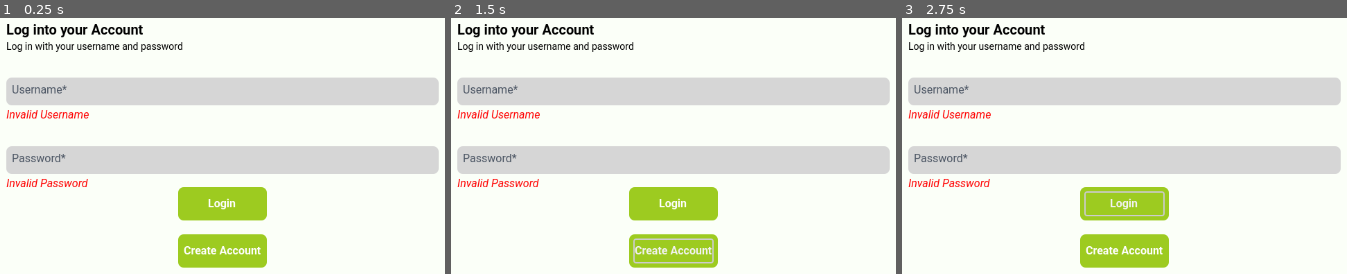
Above: before the commit, frames 1-3 (left to right).
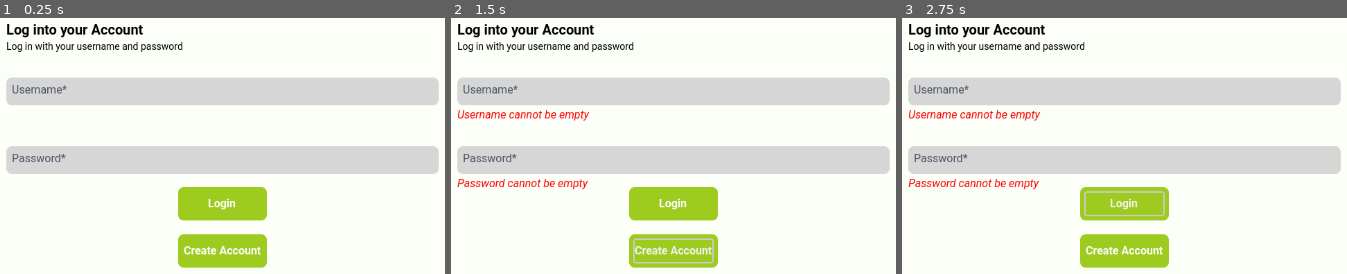
Above: after the commit, the same moments.

Repository: JUB-Yoush/4443-project
Game: Godot game, scene res://views/login.tscn
Two runs of this game, one before a commit and one after it. Both use one fixed random seed, a clock stepped at 60 frames per second and the inputs below. The project has no main scene, so this scene is started directly.
Inputs:
- Up to frame 1 (0.25 s): no input
- Up to frame 2 (1.5 s): click "Login" at 0.5 s; click "Create Account" at 1.25 s
- Up to frame 3 (2.75 s): click "Login" at 2 s

The runs differ from the first frame. In frame 1, 0.7% of the frame differs, in the area x 1-20%, y 35-67%; in frame 2, 1.2%, in the area x 1-32%, y 35-68%; in frame 3, 1.2%.

Commit message:
pre jazz

Diff:
--- /dev/null
+++ b/new_game_project/controllers/login.gd
@@ -0,0 +1,27 @@
+extends Control
+class_name Login
+
+@onready var usernameField := %UsernameField
+@onready var passwordField := %PasswordField
+
+@onready var usernameError := %UsernameError
+@onready var passwordError := %PasswordError
+
+@onready var loginBtn := %LoginButton
+@onready var signupBtn := %SignupButton
+
+
+func _ready() -> void:
+	loginBtn.pressed.connect(login)
+	AppData.get_db()
+
+func login() -> void:
+	passwordError.text = ""
+	usernameError.text = ""
+
+	if usernameField.text == "":
+		usernameError.text = "Username cannot be empty"
+	if passwordField.text == "":
+		passwordError.text = "Password cannot be empty"
+
+	pass
--- a/new_game_project/db/database.gd
+++ b/new_game_project/db/database.gd
@@ -2,3 +2,30 @@
 class_name AppData
 
 var users: Array[User]
+
+static var ref:AppData
+
+const DB_PATH := "res://db/db.tres"
+
+static func get_db() -> AppData:
+    if ref == null:
+        ref = load_db()
+    return ref
+
+static func load_db() -> AppData:
+    var data := load(DB_PATH)
+
+    if data != null:
+        return data
+
+    data = AppData.new()
+    ResourceSaver.save(data,DB_PATH)
+    return data
+
+static func save() -> void:
+    ResourceSaver.save(get_db(),DB_PATH)
+
+static func add_user(user:User) -> void:
+    get_db().users.append(user)
+    AppData.save()
+    pass
--- /dev/null
+++ b/new_game_project/db/db.tres
@@ -0,0 +1,6 @@
+[gd_resource type="Resource" script_class="AppData" load_steps=2 format=3]
+
+[ext_resource type="Script" path="res://db/database.gd" id="1_m126v"]
+
+[resource]
+script = ExtResource("1_m126v")
--- a/new_game_project/views/login.tscn
+++ b/new_game_project/views/login.tscn
@@ -1,6 +1,7 @@
-[gd_scene load_steps=7 format=3 uid="uid://bjd20p1xqdbc6"]
+[gd_scene load_steps=8 format=3 uid="uid://bjd20p1xqdbc6"]
 
 [ext_resource type="Theme" uid="uid://b8o6p1tkrcyh8" path="res://assets/themes/mainScreen.tres" id="1_d2qca"]
+[ext_resource type="Script" uid="uid://d4giq45p648pc" path="res://controllers/login.gd" id="1_wsb03"]
 [ext_resource type="StyleBox" uid="uid://dr1t3k8nlou4c" path="res://assets/themes/green_button.tres" id="2_g77um"]
 [ext_resource type="FontFile" uid="uid://dmv47mdya5kj5" path="res://assets/fonts/roboto/Roboto-Regular.ttf" id="2_tc5yd"]
 [ext_resource type="FontFile" uid="uid://d0ufi8aatsqjn" path="res://assets/fonts/roboto/Roboto-Italic.ttf" id="3_8va1s"]
@@ -22,6 +23,7 @@
 anchor_bottom = 1.0
 grow_horizontal = 2
 grow_vertical = 2
+script = ExtResource("1_wsb03")
 
 [node name="MarginContainer" type="MarginContainer" parent="."]
 layout_mode = 1
@@ -56,10 +58,12 @@
 layout_mode = 2
 theme_override_constants/margin_top = 32
 
-[node name="TextEdit" type="TextEdit" parent="MarginContainer/VBoxContainer/MarginContainer3"]
+[node name="UsernameField" type="TextEdit" parent="MarginContainer/VBoxContainer/MarginContainer3"]
+unique_name_in_owner = true
 custom_minimum_size = Vector2(0, 40)
 layout_mode = 2
 theme_override_colors/font_placeholder_color = Color(0.294118, 0.333333, 0.388235, 1)
+theme_override_colors/font_color = Color(0, 0, 0, 1)
 theme_override_fonts/font = ExtResource("2_tc5yd")
 theme_override_styles/normal = SubResource("StyleBoxFlat_g77um")
 placeholder_text = "Username*
@@ -71,13 +75,13 @@
 layout_mode = 2
 theme_override_colors/font_color = Color(1, 0, 0, 1)
 theme_override_fonts/font = ExtResource("3_8va1s")
-text = "Invalid Username"
 
 [node name="MarginContainer4" type="MarginContainer" parent="MarginContainer/VBoxContainer"]
 layout_mode = 2
 theme_override_constants/margin_top = 32
 
-[node name="TextEdit3" type="TextEdit" parent="MarginContainer/VBoxContainer/MarginContainer4"]
+[node name="PasswordField" type="TextEdit" parent="MarginContainer/VBoxContainer/MarginContainer4"]
+unique_name_in_owner = true
 custom_minimum_size = Vector2(0, 40)
 layout_mode = 2
 theme_override_colors/font_placeholder_color = Color(0.294118, 0.333333, 0.388235, 1)
@@ -93,7 +97,6 @@
 layout_mode = 2
 theme_override_colors/font_color = Color(1, 0, 0, 1)
 theme_override_fonts/font = ExtResource("3_8va1s")
-text = "Invalid Password"
 
 [node name="MarginContainer" type="MarginContainer" parent="MarginContainer/VBoxContainer"]
 layout_mode = 2
@@ -101,7 +104,8 @@
 theme_override_constants/margin_right = 256
 theme_override_constants/margin_bottom = 32
 
-[node name="Button" type="Button" parent="MarginContainer/VBoxContainer/MarginContainer"]
+[node name="LoginButton" type="Button" parent="MarginContainer/VBoxContainer/MarginContainer"]
+unique_name_in_owner = true
 custom_minimum_size = Vector2(0, 32)
 layout_mode = 2
 theme_override_colors/font_color = Color(1, 1, 1, 1)
@@ -115,7 +119,8 @@
 theme_override_constants/margin_left = 256
 theme_override_constants/margin_right = 256
 
-[node name="Button2" type="Button" parent="MarginContainer/VBoxContainer/MarginContainer2"]
+[node name="SignupButton" type="Button" parent="MarginContainer/VBoxContainer/MarginContainer2"]
+unique_name_in_owner = true
 custom_minimum_size = Vector2(0, 32)
 layout_mode = 2
 theme_override_colors/font_color = Color(1, 1, 1, 1)
Not shown, added: new_game_project/controllers/login.gd.uid
